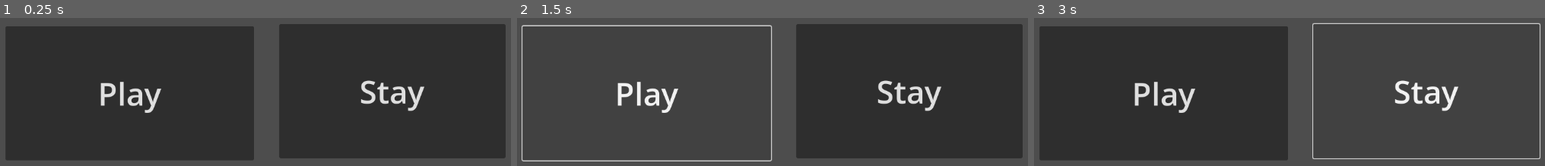
Above: before the commit, frames 1-3 (left to right).
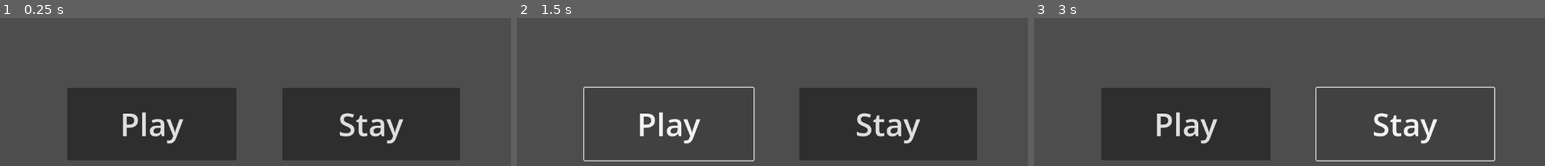
Above: after the commit, the same moments.

Repository: DarcoLard/new-game-project
Game: Godot game, scene res://main.tscn
Two runs of this game, one before a commit and one after it. Both use one fixed random seed, a clock stepped at 60 frames per second and the inputs below.
Inputs:
- Up to frame 1 (0.25 s): no input
- Up to frame 2 (1.5 s): click "Stay" at 0.5 s; click "Play" at 1.25 s
- Up to frame 3 (3 s): click "Play" at 2 s; click "Stay" at 2.75 s

The runs differ from the first frame. In frame 1, 55% of the frame differs, in the area x 1-99%, y 4-96%; in frame 2, 29%; in frame 3, 33%.

Commit message:
Update main.tscn

Diff:
--- a/main.tscn
+++ b/main.tscn
@@ -1,4 +1,6 @@
-[gd_scene load_steps=4 format=3 uid="uid://cqow47bch5ocs"]
+[gd_scene load_steps=5 format=3 uid="uid://cqow47bch5ocs"]
+
+[ext_resource type="Script" uid="uid://cekaduo22sbmo" path="res://Menutext.gd" id="1_ig7tw"]
 
 [sub_resource type="Animation" id="Animation_ig7tw"]
 length = 20.0
@@ -39,46 +41,57 @@
 
 [node name="Main Menu" type="Node2D"]
 
-[node name="Control" type="Control" parent="."]
+[node name="Control2" type="Control" parent="."]
 layout_mode = 3
 anchors_preset = 0
-offset_right = 1153.0
-offset_bottom = 647.0
+offset_top = 459.0
+offset_right = 1154.0
+offset_bottom = 642.0
 
-[node name="Play buton" type="Button" parent="Control"]
+[node name="Play buton2" type="Button" parent="Control2"]
 layout_mode = 1
 anchors_preset = -1
-anchor_left = -0.013876843
-anchor_top = 0.17805257
-anchor_right = 0.02254987
-anchor_bottom = -0.01854714
-offset_left = 64.0
-offset_top = 386.8
-offset_right = 493.0
-offset_bottom = 641.8
+anchor_left = 0.1009055
+anchor_top = -2.5239227
+anchor_right = 0.1009055
+anchor_bottom = -2.5239227
+offset_left = 48.555054
+offset_top = 494.87784
+offset_right = 369.55505
+offset_bottom = 632.80835
 theme_override_font_sizes/font_size = 60
 text = "Play"
 metadata/_edit_use_anchors_ = true
 
-[node name="Quit buton" type="Button" parent="Control"]
+[node name="Quit buton2" type="Button" parent="Control2"]
 layout_mode = 1
 anchors_preset = -1
-anchor_left = -0.05117086
-anchor_top = 0.1854714
-anchor_right = -0.060711186
-anchor_bottom = -0.023183925
-offset_left = 637.0
-offset_top = 386.0
-offset_right = 1066.0
-offset_bottom = 641.0
+anchor_left = -0.0061064246
+anchor_top = -2.5441592
+anchor_right = -0.0061064246
+anchor_bottom = -2.5441592
+offset_left = 580.0468
+offset_top = 498.58115
+offset_right = 917.0468
+offset_bottom = 636.5811
 theme_override_font_sizes/font_size = 60
 text = "Stay"
 metadata/_edit_use_anchors_ = true
 
+[node name="Control" type="Control" parent="."]
+layout_mode = 3
+anchors_preset = 0
+offset_left = -4.0
+offset_top = -4.0
+offset_right = 1149.0
+offset_bottom = 465.0
+
 [node name="RichTextLabel" type="RichTextLabel" parent="Control"]
 layout_mode = 0
-offset_right = 1151.0
-offset_bottom = 479.0
+offset_left = 13.0
+offset_top = 11.0
+offset_right = 1164.0
+offset_bottom = 490.0
 theme_override_font_sizes/normal_font_size = 25
 text = "Welcome, Player! My name is THE CREATOR.
 
@@ -100,3 +113,4 @@
 libraries = {
 &"": SubResource("AnimationLibrary_0xm2m")
 }
+script = ExtResource("1_ig7tw")
